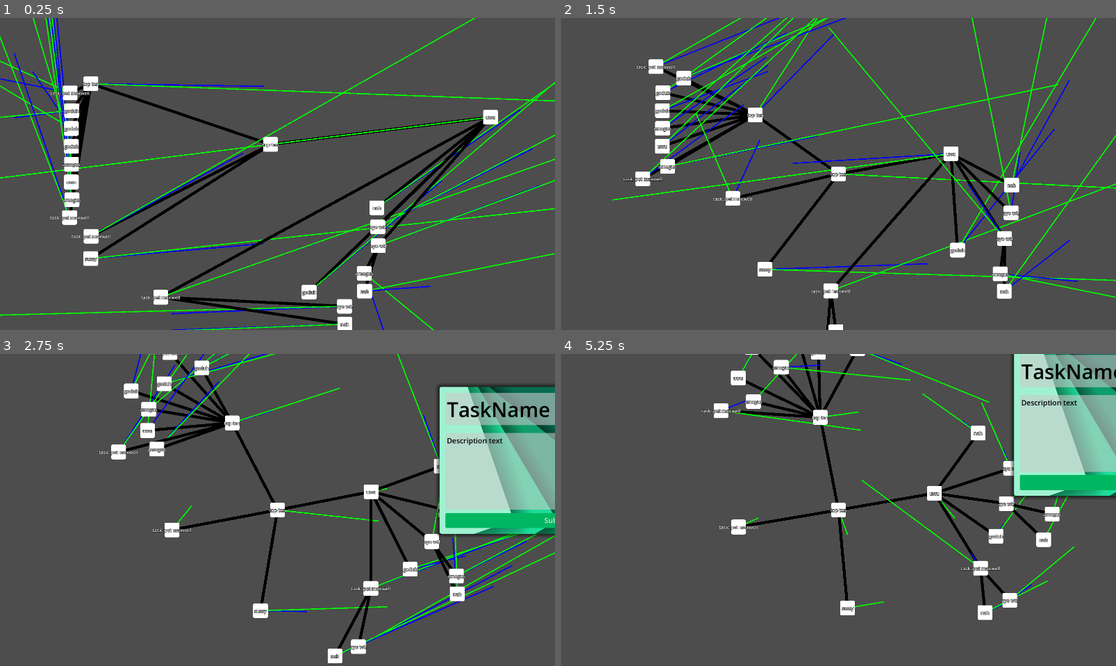
Above: before the commit, frames 1-4 (two rows, left to right).
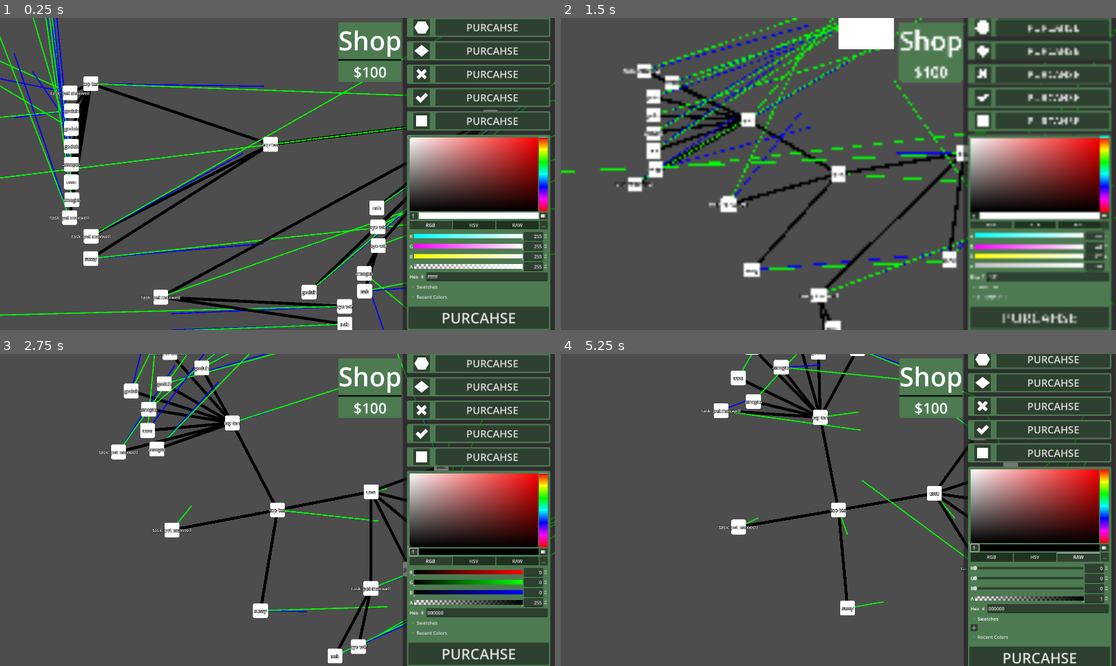
Above: after the commit, the same moments.

Repository: GenericUserIsTaken/hackpnw2024
Game: Godot game, scene res://scenes/TASK/test_playground.tscn
The game is run twice, just before and just after one commit, with the same random seed, the same clock (stepped at 60 frames per second) and the same inputs.
Inputs (mouse positions are in pixels of both pictures, inside the frame that each line leads up to):
- Up to frame 1 (0.25 s): no input
- Up to frame 2 (1.5 s): click (1054, 27) at 0.5 s, where only the run after the commit has a clickable "PURCAHSE"; click (977, 214) at 1.27 s
- Up to frame 3 (2.75 s): click (432, 559) at 2 s, where only the run after the commit has a clickable "RGB"
- Up to frame 4 (5.25 s): click (1032, 559) at 2.75 s, where only the run after the commit has a clickable "HSV"; click (1077, 559) at 3.5 s, where only the run after the commit has a clickable "RAW"; click (1104, 559) at 4.25 s, where only the run after the commit has a clickable "..."; click (1038, 622) at 5 s, where only the run after the commit has a clickable "Swatches"

The runs differ from the first frame. In frame 1, 28% of the frame differs, in the area x 60-100%, y 0-100%; in frame 2, 40%, in the area x 0-100%, y 0-100%; in frame 3, 28%; in frame 4, 28%.

Commit message:
its comin together
yippie

Diff:
--- a/godotproject/Shop.tscn
+++ b/godotproject/Shop.tscn
@@ -1,6 +1,7 @@
-[gd_scene load_steps=8 format=3 uid="uid://do1or6pm3x1mx"]
+[gd_scene load_steps=9 format=3 uid="uid://do1or6pm3x1mx"]
 
 [ext_resource type="Texture2D" uid="uid://03ew2vx5skd7" path="res://resources/hexagon.png" id="1_6dcc8"]
+[ext_resource type="Script" path="res://shop.gd" id="1_nv1xb"]
 [ext_resource type="Texture2D" uid="uid://yxylrcgc5nxe" path="res://resources/diamond.png" id="2_fav5s"]
 [ext_resource type="Texture2D" uid="uid://dvupbxn76v6gr" path="res://resources/cross.png" id="3_8xmbw"]
 [ext_resource type="Texture2D" uid="uid://chlbqdfquycp4" path="res://resources/checkmark.png" id="4_vyf0g"]
@@ -25,6 +26,8 @@
 grow_horizontal = 2
 grow_vertical = 2
 size_flags_horizontal = 3
+mouse_filter = 1
+script = ExtResource("1_nv1xb")
 
 [node name="Control2" type="Control" parent="."]
 layout_direction = 2
@@ -34,6 +37,7 @@
 anchor_bottom = 1.0
 grow_horizontal = 0
 grow_vertical = 2
+mouse_filter = 1
 
 [node name="HBoxContainer" type="HBoxContainer" parent="Control2"]
 layout_mode = 1
@@ -487,3 +491,5 @@
 theme_override_font_sizes/font_size = 50
 text = "PURCAHSE"
 metadata/_edit_use_anchors_ = true
+
+[connection signal="button_down" from="Control2/HBoxContainer/Control2/Panel/VBoxContainer/Control2/HBoxContainer/MarginContainer2/Button" to="." method="_on_button_button_down"]
--- /dev/null
+++ b/godotproject/scenes/TASK/CanvasLayer.gd
@@ -0,0 +1,10 @@
+extends CanvasLayer
+
+
+# Called when the node enters the scene tree for the first time.
+func _ready():
+	pass # Replace with function body.
+
+func _process(delta):
+	if Input.is_action_just_pressed("ui_focus_next"):
+		self.visible = not self.visible
--- a/godotproject/scenes/TASK/test_playground.tscn
+++ b/godotproject/scenes/TASK/test_playground.tscn
@@ -1,7 +1,9 @@
-[gd_scene load_steps=3 format=3 uid="uid://do43qb54of037"]
+[gd_scene load_steps=5 format=3 uid="uid://do43qb54of037"]
 
 [ext_resource type="PackedScene" uid="uid://bemfosvxxd6d8" path="res://scenes/TASK/task_node.tscn" id="2_k8w77"]
 [ext_resource type="Script" path="res://scenes/TASK/CameraManager.gd" id="2_osk6i"]
+[ext_resource type="PackedScene" uid="uid://do1or6pm3x1mx" path="res://shop.tscn" id="3_a1pef"]
+[ext_resource type="Script" path="res://scenes/TASK/CanvasLayer.gd" id="3_ptwnt"]
 
 [node name="Node2D" type="Node2D"]
 
@@ -115,3 +117,8 @@
 position = Vector2(237, 93)
 parentTask = NodePath("../Task4")
 taskSize = 0.3
+
+[node name="CanvasLayer" type="CanvasLayer" parent="."]
+script = ExtResource("3_ptwnt")
+
+[node name="Shop" parent="CanvasLayer" instance=ExtResource("3_a1pef")]
--- /dev/null
+++ b/godotproject/shop.gd
@@ -0,0 +1,15 @@
+extends Control
+signal doit()
+
+# Called when the node enters the scene tree for the first time.
+func _ready():
+	pass # Replace with function body.
+
+
+# Called every frame. 'delta' is the elapsed time since the previous frame.
+func _process(delta):
+	pass
+
+
+func _on_button_button_down():
+	doit.emit()
--- a/godotproject/shop.tscn
+++ b/godotproject/shop.tscn
@@ -1,6 +1,7 @@
-[gd_scene load_steps=8 format=3 uid="uid://do1or6pm3x1mx"]
+[gd_scene load_steps=9 format=3 uid="uid://do1or6pm3x1mx"]
 
 [ext_resource type="Texture2D" uid="uid://03ew2vx5skd7" path="res://resources/hexagon.png" id="1_6dcc8"]
+[ext_resource type="Script" path="res://shop.gd" id="1_nv1xb"]
 [ext_resource type="Texture2D" uid="uid://yxylrcgc5nxe" path="res://resources/diamond.png" id="2_fav5s"]
 [ext_resource type="Texture2D" uid="uid://dvupbxn76v6gr" path="res://resources/cross.png" id="3_8xmbw"]
 [ext_resource type="Texture2D" uid="uid://chlbqdfquycp4" path="res://resources/checkmark.png" id="4_vyf0g"]
@@ -25,6 +26,8 @@
 grow_horizontal = 2
 grow_vertical = 2
 size_flags_horizontal = 3
+mouse_filter = 1
+script = ExtResource("1_nv1xb")
 
 [node name="Control2" type="Control" parent="."]
 layout_direction = 2
@@ -34,6 +37,7 @@
 anchor_bottom = 1.0
 grow_horizontal = 0
 grow_vertical = 2
+mouse_filter = 1
 
 [node name="HBoxContainer" type="HBoxContainer" parent="Control2"]
 layout_mode = 1
@@ -487,3 +491,5 @@
 theme_override_font_sizes/font_size = 50
 text = "PURCAHSE"
 metadata/_edit_use_anchors_ = true
+
+[connection signal="button_down" from="Control2/HBoxContainer/Control2/Panel/VBoxContainer/Control2/HBoxContainer/MarginContainer2/Button" to="." method="_on_button_button_down"]
